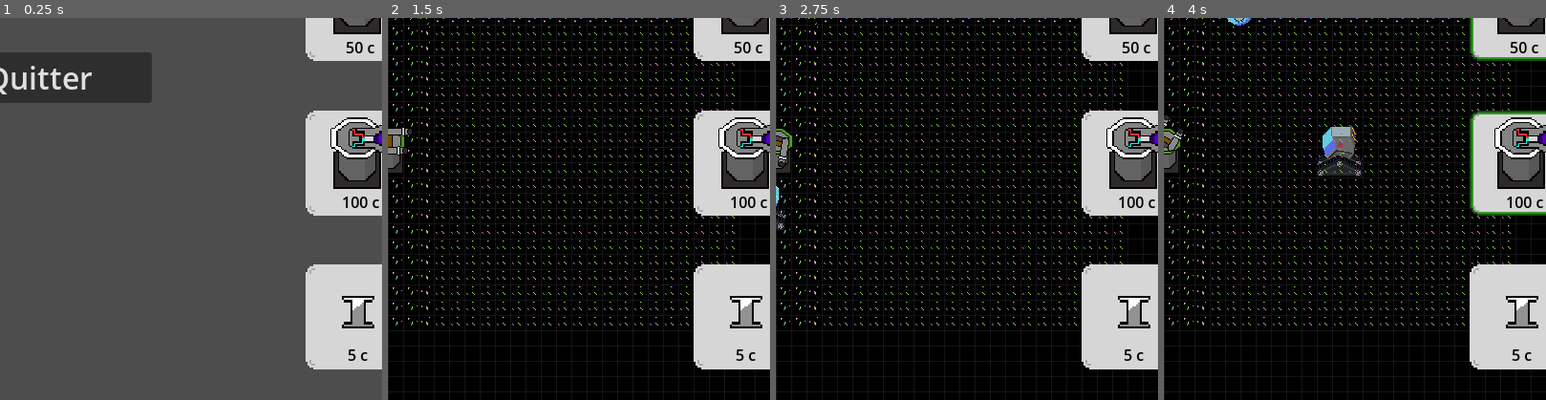
Above: before the commit, frames 1-4 (left to right).
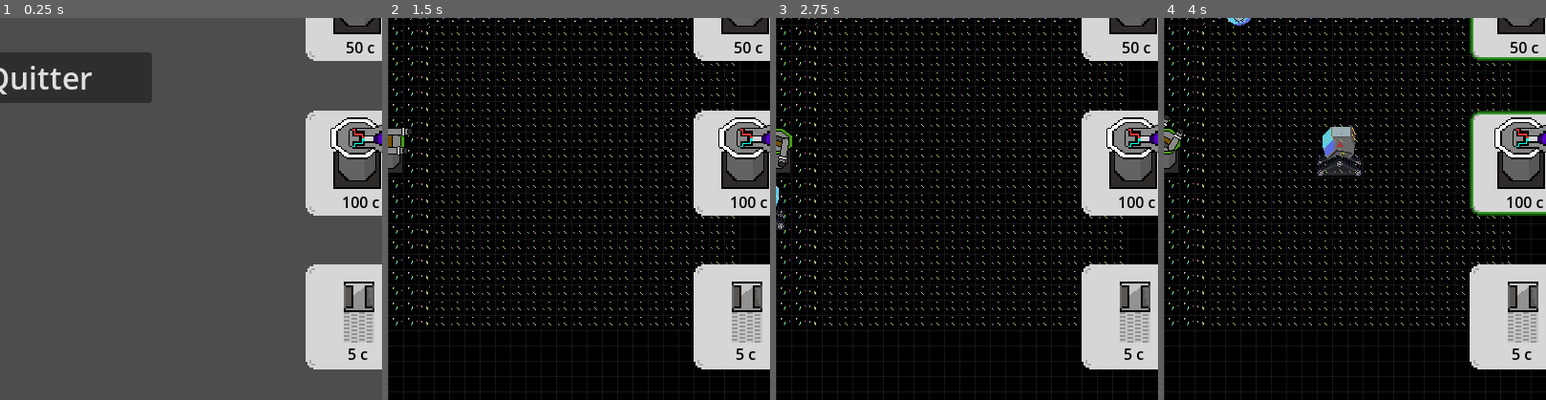
Above: after the commit, the same moments.

Repository: Cax36940/WonderJamDogot
Game: Godot game, scene res://main.tscn
Same seed, same stepped clock (60 frames per second), same inputs: the game is played once before the commit and once after it.
Inputs (mouse positions are % of the whole screen's width and height, from its top left):
- Up to frame 1 (0.25 s): no input
- Up to frame 2 (1.5 s): click "Commencer" at 0.5 s; click (92, 10) at 1.25 s
- Up to frame 3 (2.75 s): click (92, 30) at 2 s
- Up to frame 4 (4 s): click (92, 50) at 2.75 s; click (92, 71) at 3.5 s
The pictures show only the part of the screen within x 45-95%, y 50-100%; the shares and areas given below are measured in that part.

The runs differ from the first frame. In frame 1, 0.9% of the frame differs, in the area x 89-98%, y 69-90%; in frame 2, 0.9%; in frame 3, 0.9%; in frame 4, 0.9%.

Commit message:
no

Diff:
--- a/menu/shop_menu/shop_menu.tscn
+++ b/menu/shop_menu/shop_menu.tscn
@@ -9,7 +9,7 @@
 [ext_resource type="Texture2D" uid="uid://ma7j5bqmaqyi" path="res://sprite/shop/iconDoubleCanon.png" id="7_ttqcd"]
 [ext_resource type="Texture2D" uid="uid://bw2ebwhr5r8ps" path="res://sprite/shop/iconLanceFlamme.png" id="8_u8n1y"]
 [ext_resource type="Texture2D" uid="uid://dojb4trbsln5y" path="res://sprite/shop/iconCanonPlasma.png" id="9_necqf"]
-[ext_resource type="Texture2D" uid="uid://6juv5y8i7y61" path="res://sprite/barriere/iconBarriere.png" id="10_cllt0"]
+[ext_resource type="Texture2D" uid="uid://6juv5y8i7y61" path="res://sprite/barriere/IconBarriere.png" id="10_ygwwp"]
 [ext_resource type="Script" path="res://menu/shop_menu/coin_count.gd" id="11_3c1gm"]
 
 [node name="ShopMenu" type="Control"]
@@ -198,22 +198,23 @@
 
 [node name="Barriere" type="TextureRect" parent="CanvasLayer/Shop/ShopColumn/iconBarriere"]
 layout_mode = 0
-offset_top = -7.0
-offset_right = 134.0
-offset_bottom = 127.0
-texture = ExtResource("10_cllt0")
-
-[node name="Label" type="Label" parent="CanvasLayer/Shop/ShopColumn/iconBarriere/Barriere"]
+offset_left = 50.0
+offset_top = 28.0
+offset_right = 82.0
+offset_bottom = 92.0
+texture = ExtResource("10_ygwwp")
+
+[node name="Label" type="Label" parent="CanvasLayer/Shop/ShopColumn/iconBarriere"]
 layout_mode = 1
 anchors_preset = -1
 anchor_left = 0.377
 anchor_top = 1.0
 anchor_right = 0.5
 anchor_bottom = 1.0
-offset_left = -5.518
-offset_top = -34.0
-offset_right = 18.0
-offset_bottom = -11.0
+offset_left = -2.256
+offset_top = -66.0
+offset_right = 21.262
+offset_bottom = -43.0
 grow_horizontal = 2
 grow_vertical = 0
 theme_override_colors/font_color = Color(0, 0, 0, 1)
Not shown: 1 places in obstacle/basic_wall.tscn that only renumber resources
Binary file changed: sprite/barriere/barriere.aseprite
Binary file changed: sprite/barriere/iconBarriere.png
